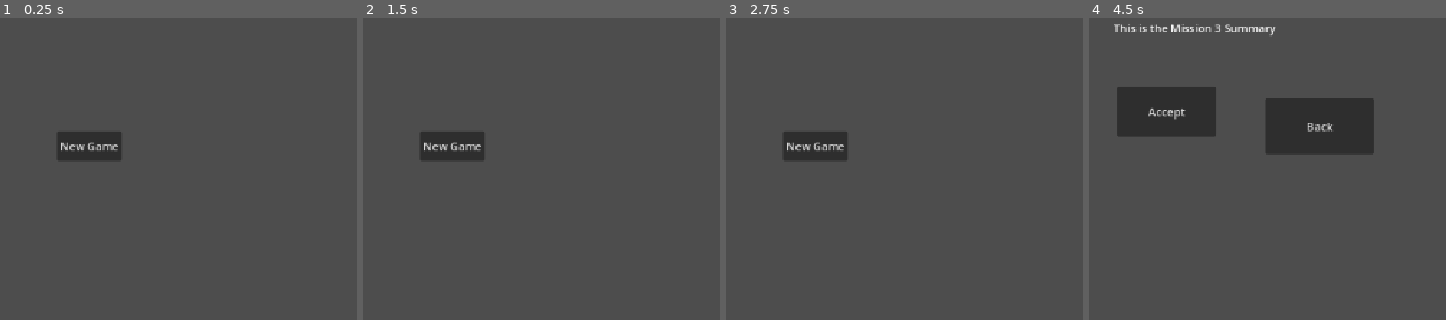
Above: before the commit, frames 1-4 (left to right).
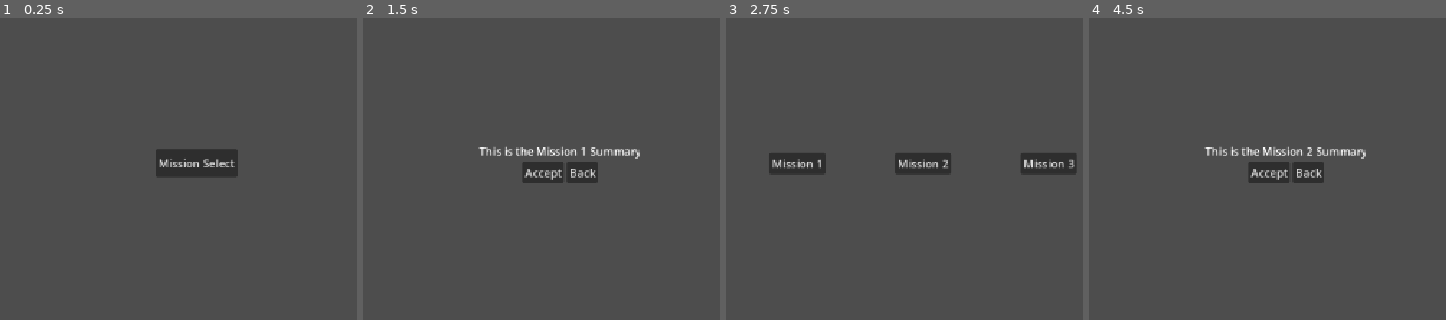
Above: after the commit, the same moments.

Repository: mathdude283/miners-in-space
Game: Godot game, scene res://main_menu.tscn
The game is run twice, just before and just after one commit, with the same random seed, the same clock (stepped at 60 frames per second) and the same inputs.
Inputs (mouse positions are in pixels of both pictures, inside the frame that each line leads up to):
- Up to frame 1 (0.25 s): no input
- Up to frame 2 (1.5 s): click (559, 162) at 0.5 s, where only the run after the commit has a clickable "Mission Select"; click (434, 162) at 1.25 s, where only the run after the commit has a clickable "Mission 1"
- Up to frame 3 (2.75 s): click (943, 172) at 2 s, where only the run after the commit has a clickable "Back"
- Up to frame 4 (4.5 s): click (1285, 162) at 2.75 s, where only the run after the commit has a clickable "Mission 2"; click (1178, 144) at 3.5 s, where only the run before the commit has a clickable "New Game"; click (1388, 298) at 4.25 s, where only the run before the commit has a clickable "Mission 3"

The runs differ from the first frame. In frame 1, 3.4% of the frame differs, in the area x 16-67%, y 37-53%; in frame 2, 3.3%; in frame 3, 3.4%; in frame 4, 12%, in the area x 7-80%, y 1-55%.

Commit message:
Natwork

Diff:
--- a/main_menu.gd
+++ b/main_menu.gd
@@ -11,31 +11,27 @@
 	pass
 
 func hide_mission_buttons():
-	$Mission1.hide()
-	$Mission2.hide()
-	$Mission3.hide()
+	$CanvasLayer/UI/MissionSelectButtonsMargin.hide()
 
 func show_mission_buttons():
-	$Mission1.show()
-	$Mission2.show()
-	$Mission3.show()
+	$CanvasLayer/UI/MissionSelectButtonsMargin.show()
 
 func show_mission_summary():
-	$MissionSummary.show()
+	$CanvasLayer/UI/MissionConfirmationMargin.show()
 	match PlayerData.scenario:
 		PlayerData.Scenario.MISSION_1:
-			$MissionSummary.text = "This is the Mission 1 Summary"
+			$CanvasLayer/UI/MissionConfirmationMargin/VBoxContainer/MissionSummary.text = "This is the Mission 1 Summary"
 		PlayerData.Scenario.MISSION_2:
-			$MissionSummary.text = "This is the Mission 2 Summary"
+			$CanvasLayer/UI/MissionConfirmationMargin/VBoxContainer/MissionSummary.text = "This is the Mission 2 Summary"
 		PlayerData.Scenario.MISSION_3:
-			$MissionSummary.text = "This is the Mission 3 Summary"
+			$CanvasLayer/UI/MissionConfirmationMargin/VBoxContainer/MissionSummary.text = "This is the Mission 3 Summary"
 
 
 func hide_mission_summary():
-	$MissionSummary.hide()
+	$CanvasLayer/UI/MissionConfirmationMargin.hide()
 
-func _on_new_game_button_pressed() -> void:
-	$NewGameButton.hide()
+func _on_start_button_pressed() -> void:
+	$CanvasLayer/UI/StartButtonMargin.hide()
 	show_mission_buttons()
 
 
@@ -64,3 +60,8 @@
 
 func _on_accept_mission_button_pressed() -> void:
 	get_tree().change_scene_to_packed(PlayerData.mission_design_scene)
+
+
+func _on_mission_select_button_pressed() -> void:
+	$CanvasLayer/MissionSelectButton.hide()
+	show_mission_buttons()
--- a/main_menu.tscn
+++ b/main_menu.tscn
@@ -5,60 +5,112 @@
 [node name="MainMenu" type="Node2D" unique_id=770708661]
 script = ExtResource("1_06t4h")
 
-[node name="NewGameButton" type="Button" parent="." unique_id=810935334]
-offset_left = 376.0
-offset_top = 281.0
-offset_right = 456.0
-offset_bottom = 324.0
-text = "New Game"
+[node name="CanvasLayer" type="CanvasLayer" parent="." unique_id=737573669]
+follow_viewport_enabled = true
 
-[node name="Mission1" type="Button" parent="." unique_id=355609225]
-offset_left = 303.0
-offset_top = 481.0
-offset_right = 381.0
-offset_bottom = 521.0
+[node name="UI" type="Control" parent="CanvasLayer" unique_id=224208688]
+layout_mode = 3
+anchors_preset = 15
+anchor_right = 1.0
+anchor_bottom = 1.0
+offset_left = 1.0
+offset_top = 3.0
+offset_right = 1.0
+offset_bottom = 3.0
+grow_horizontal = 2
+grow_vertical = 2
+metadata/_edit_lock_ = true
+
+[node name="MissionSelectButtonsMargin" type="MarginContainer" parent="CanvasLayer/UI" unique_id=346764517]
+visible = false
+layout_mode = 1
+anchors_preset = 8
+anchor_left = 0.5
+anchor_top = 0.5
+anchor_right = 0.5
+anchor_bottom = 0.5
+offset_left = -221.5
+offset_top = -15.5
+offset_right = 221.5
+offset_bottom = 15.5
+grow_horizontal = 2
+grow_vertical = 2
+
+[node name="HBoxContainer" type="HBoxContainer" parent="CanvasLayer/UI/MissionSelectButtonsMargin" unique_id=2050608594]
+layout_mode = 2
+size_flags_vertical = 8
+theme_override_constants/separation = 100
+alignment = 1
+
+[node name="Mission1" type="Button" parent="CanvasLayer/UI/MissionSelectButtonsMargin/HBoxContainer" unique_id=355609225]
+layout_mode = 2
 text = "Mission 1"
 
-[node name="Mission2" type="Button" parent="." unique_id=1480056253]
-offset_left = 477.0
-offset_top = 483.0
-offset_right = 556.0
-offset_bottom = 511.0
+[node name="Mission2" type="Button" parent="CanvasLayer/UI/MissionSelectButtonsMargin/HBoxContainer" unique_id=1480056253]
+layout_mode = 2
 text = "Mission 2"
 
-[node name="Mission3" type="Button" parent="." unique_id=1278344416]
-offset_left = 658.0
-offset_top = 498.0
-offset_right = 797.0
-offset_bottom = 544.0
+[node name="Mission3" type="Button" parent="CanvasLayer/UI/MissionSelectButtonsMargin/HBoxContainer" unique_id=1278344416]
+layout_mode = 2
 text = "Mission 3"
 
-[node name="MissionSummary" type="RichTextLabel" parent="." unique_id=347145505]
-offset_left = 329.0
-offset_top = 121.0
-offset_right = 779.0
-offset_bottom = 362.0
+[node name="StartButtonMargin" type="MarginContainer" parent="CanvasLayer/UI" unique_id=675369419]
+layout_mode = 1
+anchors_preset = 8
+anchor_left = 0.5
+anchor_top = 0.5
+anchor_right = 0.5
+anchor_bottom = 0.5
+offset_left = -59.0
+offset_top = -20.0
+offset_right = 59.0
+offset_bottom = 20.0
+grow_horizontal = 2
+grow_vertical = 2
+
+[node name="StartButton" type="Button" parent="CanvasLayer/UI/StartButtonMargin" unique_id=810935334]
+layout_mode = 2
+text = "Mission Select"
+
+[node name="MissionConfirmationMargin" type="MarginContainer" parent="CanvasLayer/UI" unique_id=525423963]
+layout_mode = 1
+anchors_preset = 8
+anchor_left = 0.5
+anchor_top = 0.5
+anchor_right = 0.5
+anchor_bottom = 0.5
+offset_left = -76.5
+offset_top = -29.0
+offset_right = 76.5
+offset_bottom = 29.0
+grow_horizontal = 2
+grow_vertical = 2
+
+[node name="VBoxContainer" type="VBoxContainer" parent="CanvasLayer/UI/MissionConfirmationMargin" unique_id=385973713]
+layout_mode = 2
+alignment = 1
+
+[node name="MissionSummary" type="RichTextLabel" parent="CanvasLayer/UI/MissionConfirmationMargin/VBoxContainer" unique_id=347145505]
+layout_mode = 2
 text = "Mission Description"
+fit_content = true
+autowrap_mode = 0
 
-[node name="AcceptMissionButton" type="Button" parent="MissionSummary" unique_id=1773614484]
-layout_mode = 0
-offset_left = 5.0
-offset_top = 96.0
-offset_right = 148.0
-offset_bottom = 168.0
+[node name="HBoxContainer" type="HBoxContainer" parent="CanvasLayer/UI/MissionConfirmationMargin/VBoxContainer" unique_id=1242362880]
+layout_mode = 2
+size_flags_horizontal = 4
+
+[node name="AcceptMissionButton" type="Button" parent="CanvasLayer/UI/MissionConfirmationMargin/VBoxContainer/HBoxContainer" unique_id=1773614484]
+layout_mode = 2
 text = "Accept"
 
-[node name="BackButton" type="Button" parent="MissionSummary" unique_id=893433771]
-layout_mode = 0
-offset_left = 219.0
-offset_top = 113.0
-offset_right = 375.0
-offset_bottom = 193.0
+[node name="BackButton" type="Button" parent="CanvasLayer/UI/MissionConfirmationMargin/VBoxContainer/HBoxContainer" unique_id=893433771]
+layout_mode = 2
 text = "Back"
 
-[connection signal="pressed" from="NewGameButton" to="." method="_on_new_game_button_pressed"]
-[connection signal="pressed" from="Mission1" to="." method="_on_mission_1_pressed"]
-[connection signal="pressed" from="Mission2" to="." method="_on_mission_2_pressed"]
-[connection signal="pressed" from="Mission3" to="." method="_on_mission_3_pressed"]
-[connection signal="pressed" from="MissionSummary/AcceptMissionButton" to="." method="_on_accept_mission_button_pressed"]
-[connection signal="pressed" from="MissionSummary/BackButton" to="." method="_on_back_button_pressed"]
+[connection signal="pressed" from="CanvasLayer/UI/MissionSelectButtonsMargin/HBoxContainer/Mission1" to="." method="_on_mission_1_pressed"]
+[connection signal="pressed" from="CanvasLayer/UI/MissionSelectButtonsMargin/HBoxContainer/Mission2" to="." method="_on_mission_2_pressed"]
+[connection signal="pressed" from="CanvasLayer/UI/MissionSelectButtonsMargin/HBoxContainer/Mission3" to="." method="_on_mission_3_pressed"]
+[connection signal="pressed" from="CanvasLayer/UI/StartButtonMargin/StartButton" to="." method="_on_start_button_pressed"]
+[connection signal="pressed" from="CanvasLayer/UI/MissionConfirmationMargin/VBoxContainer/HBoxContainer/AcceptMissionButton" to="." method="_on_accept_mission_button_pressed"]
+[connection signal="pressed" from="CanvasLayer/UI/MissionConfirmationMargin/VBoxContainer/HBoxContainer/BackButton" to="." method="_on_back_button_pressed"]
